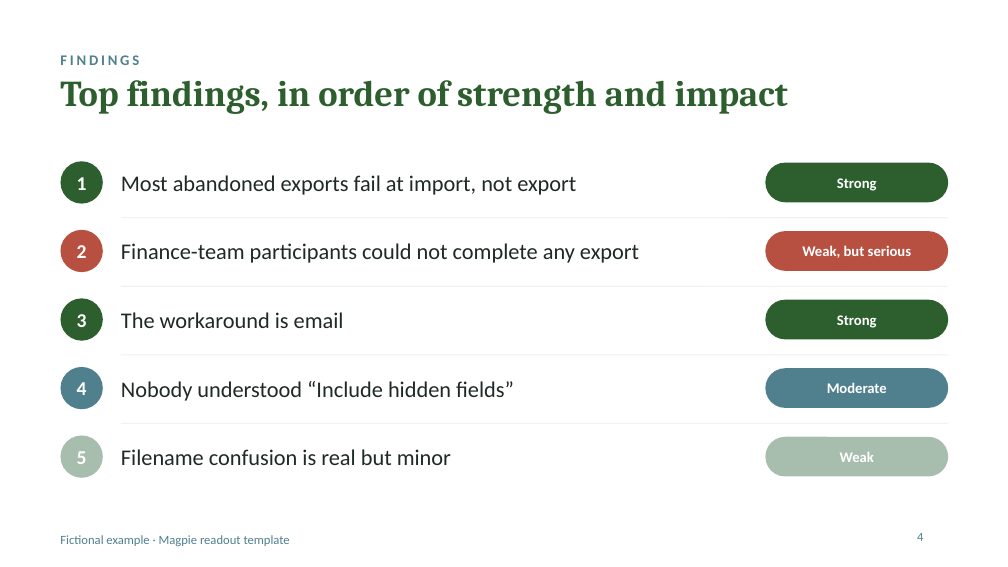
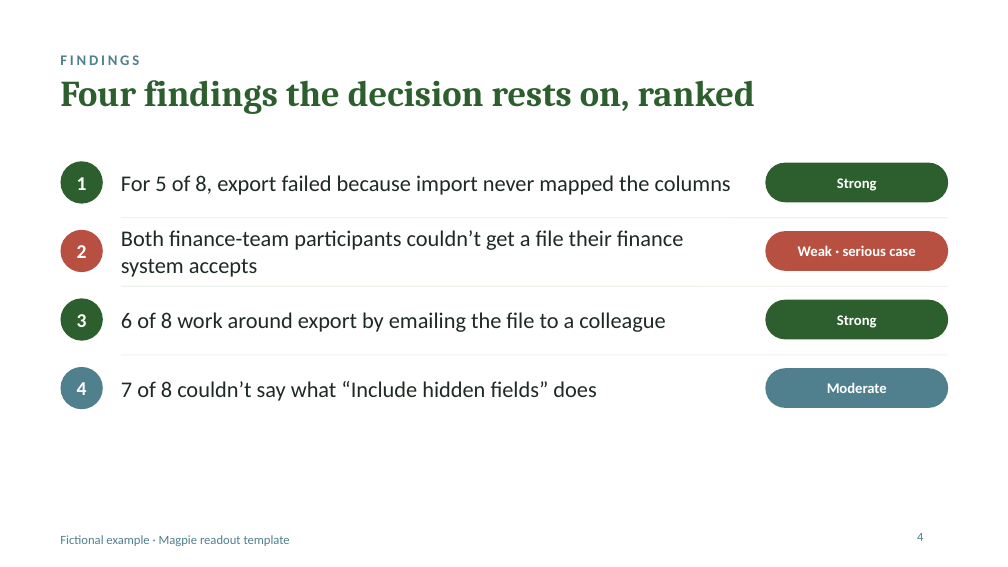
Before and after one commit to kirstenhosic/user-research-assistant, a slide deck: slide 4 of docs/examples/example-readout.pptx. Drawn at 1008x567 pixels with LibreOffice and Linux fonts; fonts in the diff are those of the drawing. Boxes give left, top, right and bottom in pixels: in the first picture for what was removed or moved away, otherwise in the second. Text is boxed around its words. In the diff, an @@ line names an element or a change of style, - is before the commit and + after.

```diff
--- a/docs/examples/example-readout.pptx
+++ b/docs/examples/example-readout.pptx
@@ title at bbox=[60, 80, 755, 114]: text changed @@
-Top findings, in order of strength and impact
+Four findings the decision rests on, ranked
@@ text at bbox=[121, 175, 731, 195]: text changed @@
-Most abandoned exports fail at import, not export
+For 5 of 8, export failed because import never mapped the columns
@@ text at bbox=[121, 230, 684, 277]: text changed @@
-Finance-team participants could not complete any export
+Both finance-team participants couldn’t get a file their finance system accepts
@@ text at bbox=[798, 245, 915, 256]: text changed @@
-Weak, but serious
+Weak · serious case
@@ text at bbox=[121, 312, 665, 332]: text changed @@
-The workaround is email
+6 of 8 work around export by emailing the file to a colleague
@@ text at bbox=[121, 381, 596, 401]: text changed @@
-Nobody understood “Include hidden fields”
+7 of 8 couldn’t say what “Include hidden fields” does
@@ ellipse removed at bbox=[60, 435, 103, 478] @@
@@ line removed from (121, 423) to (948, 423) @@
@@ text removed at bbox=[121, 449, 451, 465] @@
-Filename confusion is real but minor
@@ rounded rectangle removed at bbox=[766, 437, 948, 476] @@
@@ text removed at bbox=[77, 451, 87, 464] @@
-5
@@ text removed at bbox=[840, 452, 874, 462] @@
-Weak
```
Also in this commit, not shown: 13 other slides changed, 1 slide added, 7 other files.
